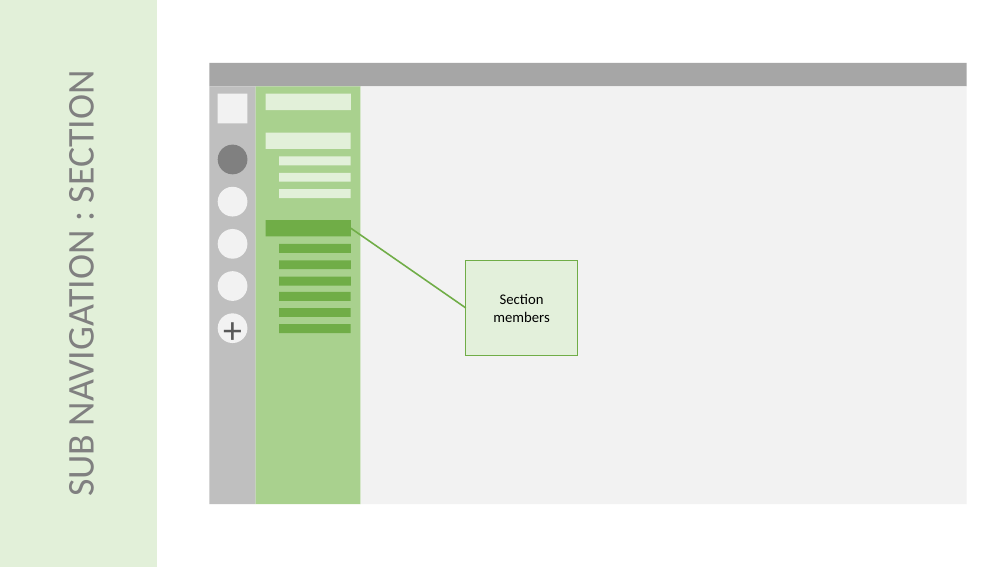
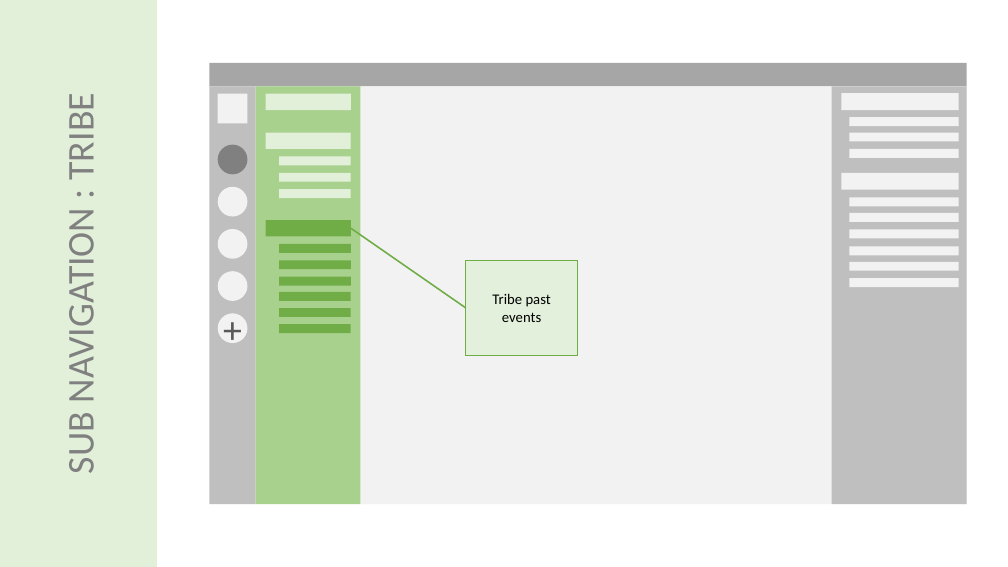
Before and after one commit to ash-uncover/juke-box, a slide deck: slide 34 of tribes-front/Concept.pptx. Drawn at 1008x567 pixels with LibreOffice and Linux fonts; fonts in the diff are those of the drawing. Boxes give left, top, right and bottom in pixels: in the first picture for what was removed or moved away, otherwise in the second. Text is boxed around its words. In the diff, an @@ line names an element or a change of style, - is before the commit and + after.

```diff
--- a/tribes-front/Concept.pptx
+++ b/tribes-front/Concept.pptx
@@ rectangle added at <box>832,86,967,504</box>, fill #BFBFBF @@
@@ text in rectangle at <box>58,101,104,472</box>: text changed @@
-SUB NAVIGATION : SECTION
+SUB NAVIGATION : TRIBE
@@ rectangle added at <box>842,93,959,110</box>, fill #F2F2F2 @@
@@ rectangle added at <box>849,117,959,126</box>, fill #F2F2F2 @@
@@ rectangle added at <box>849,132,959,141</box>, fill #F2F2F2 @@
@@ rectangle added at <box>849,149,959,158</box>, fill #F2F2F2 @@
@@ rectangle added at <box>842,173,959,190</box>, fill #F2F2F2 @@
@@ rectangle added at <box>849,197,959,206</box>, fill #F2F2F2 @@
@@ rectangle added at <box>849,213,959,222</box>, fill #F2F2F2 @@
@@ rectangle added at <box>849,229,959,238</box>, fill #F2F2F2 @@
@@ rectangle added at <box>849,247,959,256</box>, fill #F2F2F2 @@
@@ rectangle added at <box>849,262,959,271</box>, fill #F2F2F2 @@
@@ text in rectangle at <box>492,293,551,322</box>: text changed @@
-Section members
+Tribe past events
@@ rectangle added at <box>849,278,959,287</box>, fill #F2F2F2 @@
```
Also in this commit, not shown: 13 other slides changed, 5 slides added, 2 slides removed, 39 other files.
